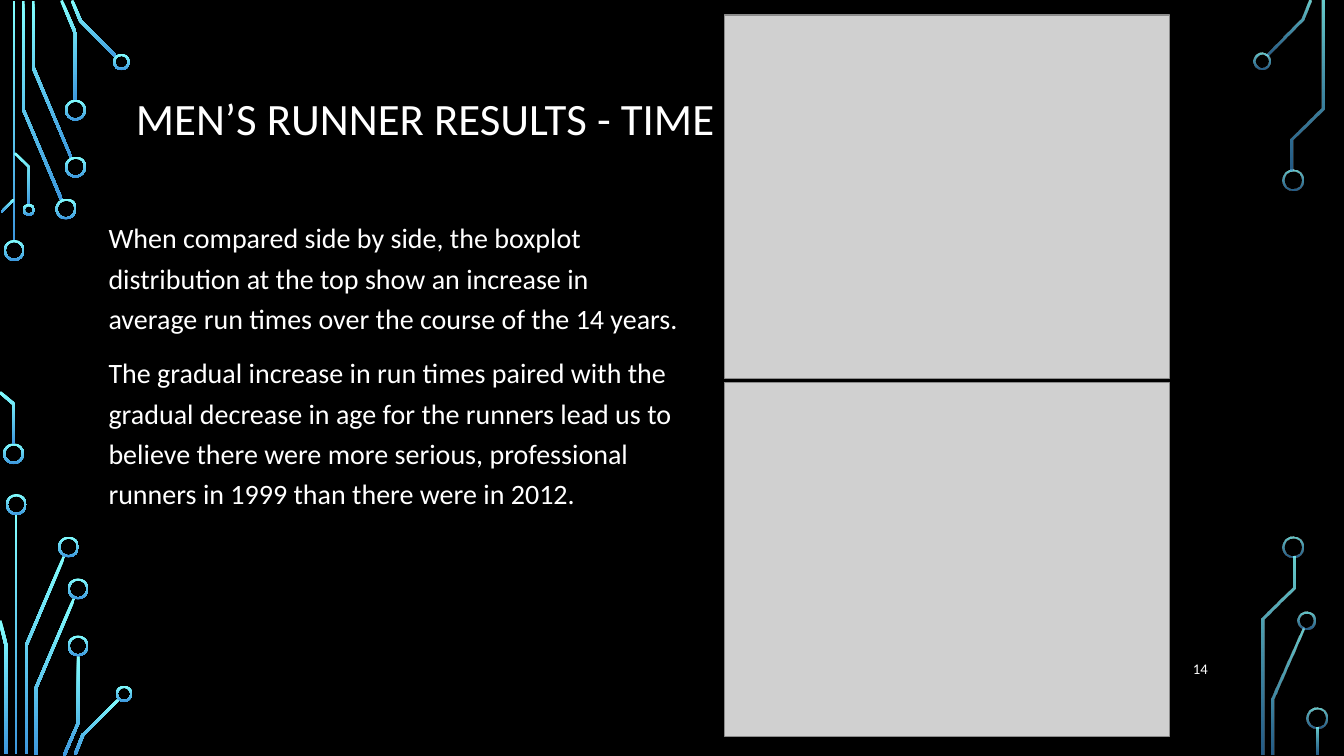
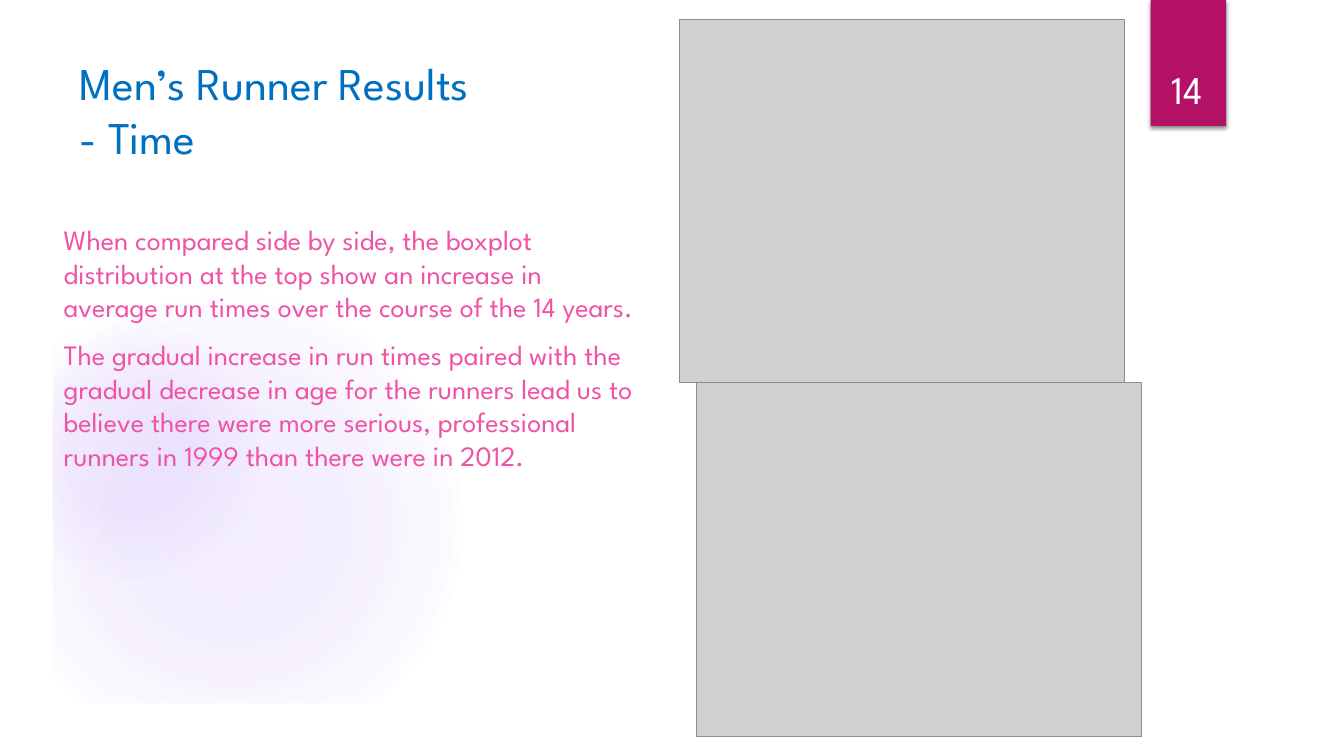
Before and after one commit to elkinst65/QTW_08, a slide deck: slide 14 of infographic.pptx. Drawn at 1344x756 pixels with LibreOffice and Linux fonts; fonts in the diff are those of the drawing; grey boxes stand for pictures; background and template pictures are left out. Boxes give left, top, right and bottom in pixels: in the first picture for what was removed or moved away, otherwise in the second. Text is boxed around its words. In the diff, an @@ line names an element or a change of style, - is before the commit and + after.

Commit message:
Modified the Theme, added Tom's work and minor spelling corrections

```diff
--- a/infographic.pptx
+++ b/infographic.pptx
@@ group added at <box>0,0,1344,756</box>: 4 ellipses, 3 freeform shapes, 1 rectangle @@
@@ picture: place and size @@
-picture at <box>724,15,1170,378</box>
+picture at <box>680,20,1125,383</box>
@@ rectangle added at <box>1150,0,1226,126</box>, fill #B31166 @@
@@ page number: place and size @@
-page number at <box>1193,664,1208,674</box>
+page number at <box>1172,78,1203,104</box>
@@ page number at <box>1172,78,1203,104</box>: size 10.5 to 28 pt, font Calibri to League Spartan; alignment right to centre; vertical alignment middle to bottom @@
@@ title at <box>80,68,469,155</box>: text changed; size 32 to 32.4 pt; font Calibri to League Spartan; text colour #FFFFFF to #0070C0 @@
-MEN’S RUNNER RESULTS - TIME
+Men’s Runner Results
+- Time
@@ text "When compared side by side, ...": place and size @@
-text "When compared side by side, ..." at <box>109,228,677,505</box>
+text "When compared side by side, ..." at <box>64,230,633,467</box>
@@ text "When compared side by side, ..." at <box>64,230,633,467</box>: font Calibri to League Spartan, text colour #FFFFFF to #EF53A5; line spacing 1.2 to 1 @@
@@ picture: place and size @@
-picture at <box>724,383,1170,736</box>
+picture at <box>697,383,1142,736</box>
@@ group removed at <box>0,0,1328,756</box>: 33 freeform shapes, 3 rectangles @@
```
Also in this commit, not shown: 23 other slides changed, 1 slide added, 1 slide removed.
